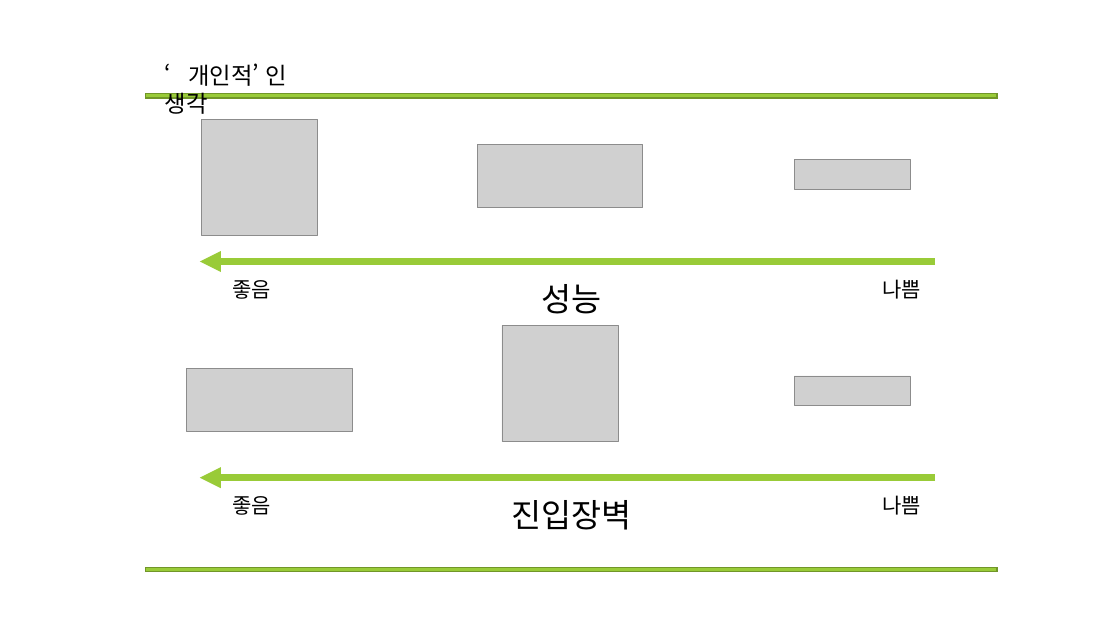
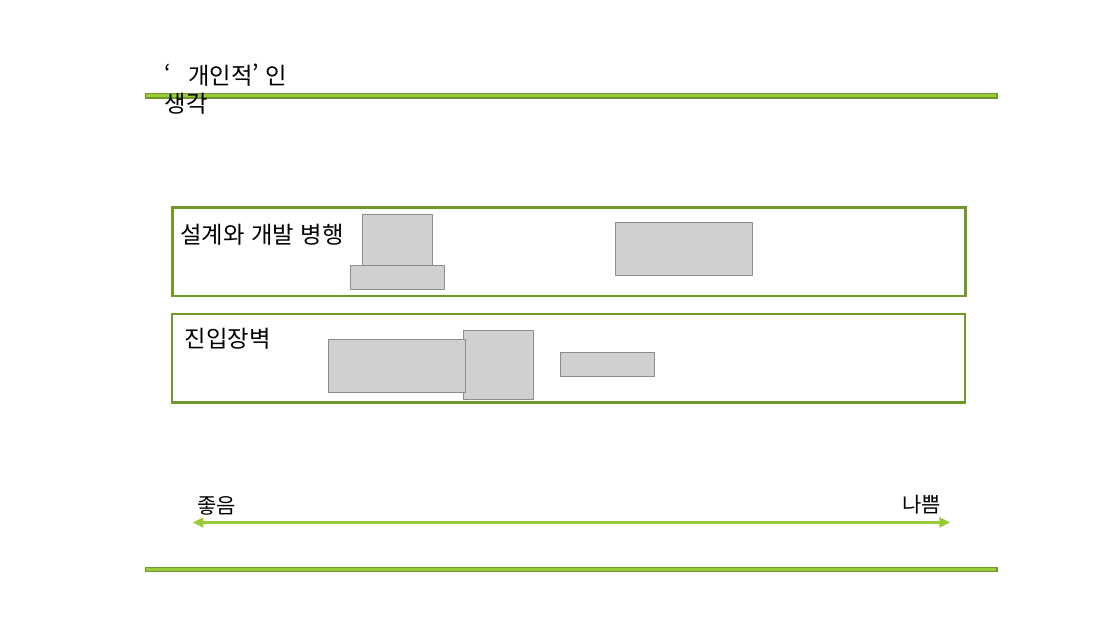
Before and after one commit to Mikusnuz/MyPractice, a slide deck: slide 16 of Study/11. Rational rose + StarUML + Borland together.pptx (slide 10 before the commit). Drawn at 1120x630 pixels with LibreOffice and Linux fonts; fonts in the diff are those of the drawing; grey boxes stand for pictures. Boxes give left, top, right and bottom in pixels: in the first picture for what was removed or moved away, otherwise in the second. Text is boxed around its words. In the diff, an @@ line names an element or a change of style, - is before the commit and + after.

```diff
--- a/Study/11. Rational rose + StarUML + Borland together.pptx
+++ b/Study/11. Rational rose + StarUML + Borland together.pptx
@@ rectangle added at (172, 208, 965, 296), outline #719629 2.25 pt @@
@@ text added at (180, 223, 344, 245), 20 pt, text #000000 @@
+설계와 개발 병행
@@ picture: place and size @@
-picture at (202, 119, 318, 235)
+picture at (362, 214, 432, 284)
@@ picture: place and size @@
-picture at (477, 145, 643, 208)
+picture at (616, 223, 753, 276)
@@ arrow removed from (935, 261) to (200, 261) @@
@@ picture: place and size @@
-picture at (794, 160, 910, 189)
+picture at (350, 266, 444, 289)
@@ text removed at (232, 280, 271, 299) @@
-좋음
@@ text removed at (541, 284, 601, 314) @@
-성능
@@ text removed at (883, 279, 922, 299) @@
-나쁨
@@ text "진입장벽": place and size @@
-text "진입장벽" at (511, 500, 631, 530)
+text "진입장벽" at (185, 327, 271, 349)
@@ text "진입장벽" at (185, 327, 271, 349): size 28 to 20 pt @@
@@ rectangle added at (172, 314, 965, 402), outline #719629 2.25 pt @@
@@ picture: place and size @@
-picture at (187, 369, 352, 433)
+picture at (329, 339, 465, 392)
@@ picture: place and size @@
-picture at (502, 326, 618, 442)
+picture at (463, 330, 533, 400)
@@ picture: place and size @@
-picture at (794, 376, 910, 406)
+picture at (560, 353, 655, 376)
@@ text "좋음": place and size @@
-text "좋음" at (232, 496, 271, 515)
+text "좋음" at (197, 496, 236, 518)
@@ text "나쁨": place and size @@
-text "나쁨" at (883, 495, 922, 515)
+text "나쁨" at (902, 494, 941, 514)
@@ arrow moved from (935, 478) - (200, 478) to (193, 523) - (950, 523) @@
@@ arrow (193, 523) - (950, 523): arrow to double arrow; stroke #99CB38 6 pt to #99CB38 3 pt @@
```
Also in this commit, not shown: 2 other slides changed, 6 slides added, 3 other files.
